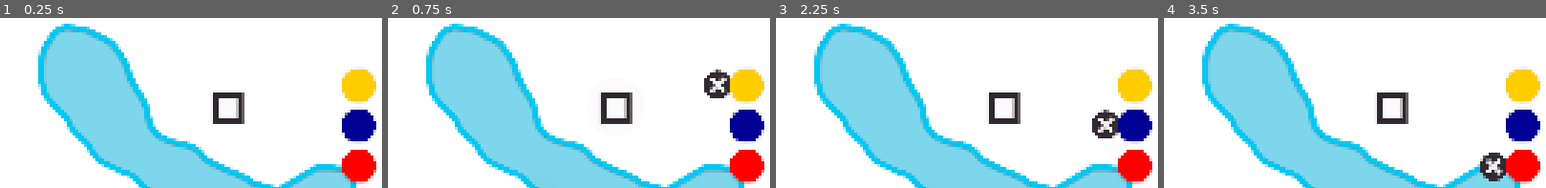
Above: before the commit, frames 1-4 (left to right).
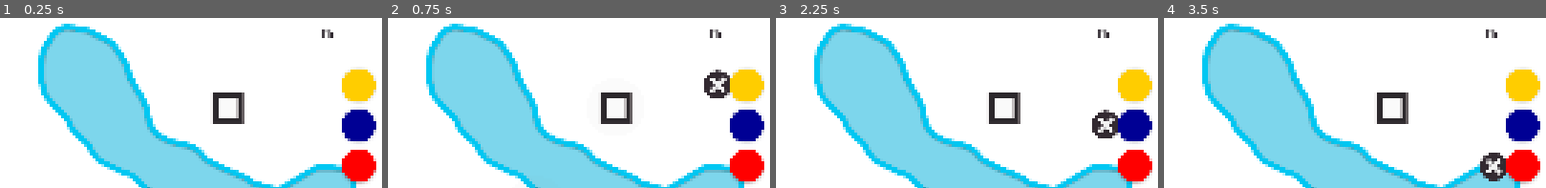
Above: after the commit, the same moments.

Repository: top-it-090304/Holding-Pattern
Game: Godot game, scene res://scene/Main.tscn
The game is run twice, just before and just after one commit, with the same random seed, the same clock (stepped at 60 frames per second) and the same inputs.
Inputs (mouse positions are % of the whole screen's width and height, from its top left):
- Up to frame 1 (0.25 s): no input
- Up to frame 2 (0.75 s): click (97, 20) at 0.5 s
- Up to frame 3 (2.25 s): click (97, 20) at 1.25 s; click (97, 32) at 2 s
- Up to frame 4 (3.5 s): click (97, 44) at 2.75 s
The pictures show only the part of the screen within x 50-100%, y 0-50%; the shares and areas given below are measured in that part.

The runs differ from the first frame. In frame 1, 0.1% of the frame differs, in the area x 84-88%, y 6-12%; in frame 2, 0.1%; in frame 3, 0.1%; in frame 4, 0.1%.

Commit message:
weekly promotion system

Diff:
--- a/scene/Main.tscn
+++ b/scene/Main.tscn
@@ -9,6 +9,7 @@
 [ext_resource type="Texture2D" uid="uid://dmiia6t0baedq" path="res://objects/Menu.png" id="5_hrl0l"]
 [ext_resource type="Texture2D" uid="uid://ck4unu555lgo2" path="res://objects/Button_red.png" id="5_s5yxy"]
 [ext_resource type="FontFile" uid="uid://bxu04q03hthlj" path="res://font/LFCurry.ttf" id="6_hrl0l"]
+[ext_resource type="Script" uid="uid://cp4srkpb0n5r7" path="res://scripts/Week_day.gd" id="7_1dr5g"]
 [ext_resource type="Script" uid="uid://c44tchjyc16q0" path="res://scripts/Plane_add.gd" id="7_s5yxy"]
 [ext_resource type="Texture2D" uid="uid://dirl28ic4l46t" path="res://objects/Fly_ghost.png" id="8_eik88"]
 [ext_resource type="Script" uid="uid://dj87sysn61exl" path="res://scripts/Plane_count.gd" id="9_pnqar"]
@@ -172,6 +173,17 @@
 
 [node name="UI" type="CanvasLayer" parent="." unique_id=1579573212]
 layer = 2
+
+[node name="WeekDay" type="Label" parent="UI" unique_id=1252068619]
+z_index = 11
+offset_left = 2211.0
+offset_top = 33.0
+offset_right = 2265.0
+offset_bottom = 94.0
+pivot_offset = Vector2(27, 30)
+theme_override_colors/font_color = Color(0.18039216, 0.15686275, 0.18039216, 1)
+theme_override_font_sizes/font_size = 36
+script = ExtResource("7_1dr5g")
 
 [node name="ClearData" type="Button" parent="UI" unique_id=993499150]
 anchors_preset = -1
--- a/scripts/GameData.gd
+++ b/scripts/GameData.gd
@@ -2,7 +2,7 @@
 
 var start_planes: int = 3
 var big_planes: int = 0
-var max_passengers: int = 100
+var max_passengers: int = 6
 var current_week: int = 1
 
 var high_score: int = 0
--- /dev/null
+++ b/scripts/Week_day.gd
@@ -0,0 +1,31 @@
+extends Label
+
+var day_time: float = 20.0
+var days = ["Пн", "Вт", "Ср", "Чт", "Пт", "Сб", "Вс"]
+var current_day_index = 0
+
+func _ready():
+	_update_day_text()
+	var timer = Timer.new()
+	add_child(timer)
+	timer.wait_time = day_time
+	timer.timeout.connect(_on_day_timeout)
+	timer.start()
+
+func _on_day_timeout():
+	current_day_index += 1
+
+	if current_day_index >= days.size():
+		current_day_index = 0
+
+	_update_day_text()
+	_animate_week()
+
+func _update_day_text():
+	text = days[current_day_index]
+
+func _animate_week():
+	var tween = create_tween()
+	tween.set_trans(Tween.TRANS_BACK).set_ease(Tween.EASE_OUT)
+	scale = Vector2(1.2, 1.2)
+	tween.tween_property(self, "scale", Vector2(1.0, 1.0), 0.4)
Not shown, changed: export_presets.cfg
Not shown, added: scripts/Week_day.gd.uid
